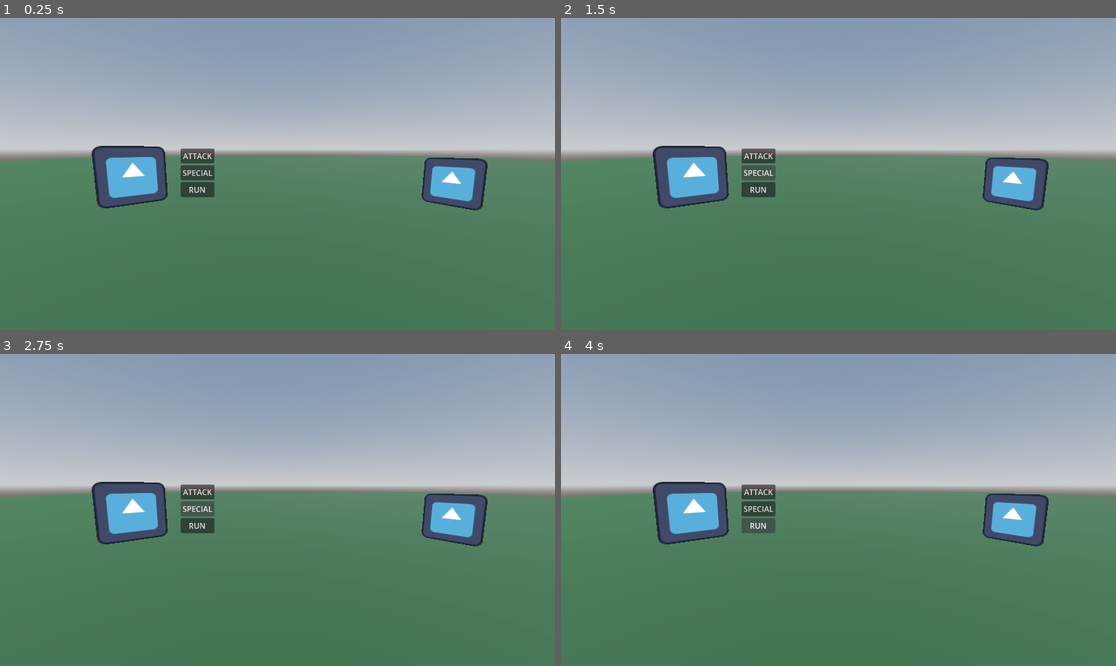
Above: before the commit, frames 1-4 (two rows, left to right).
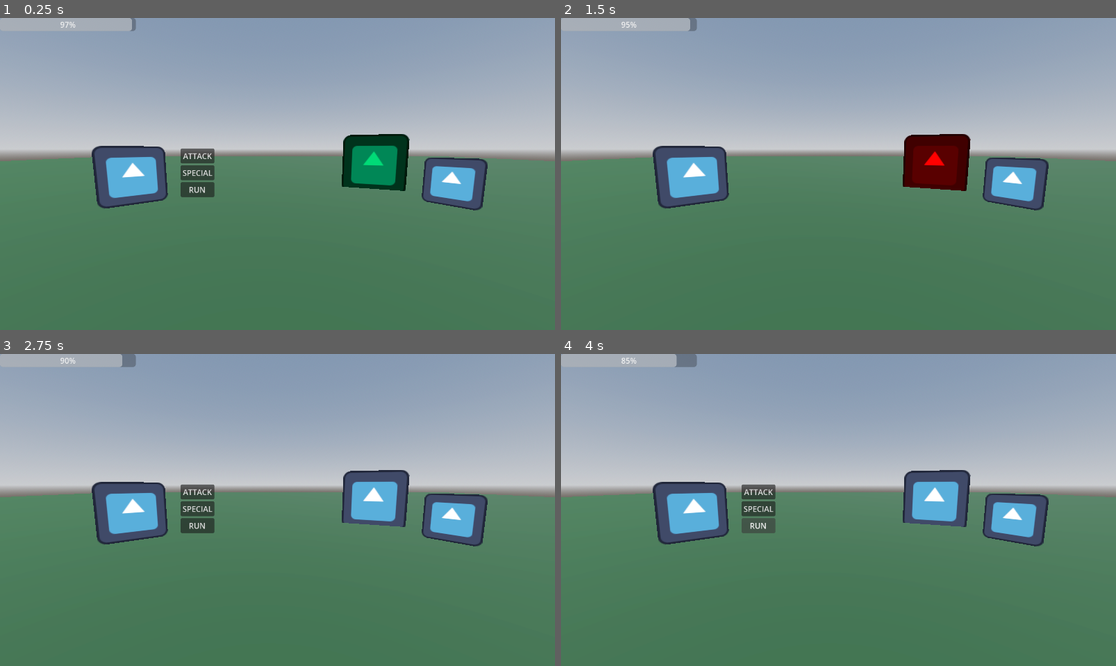
Above: after the commit, the same moments.

Repository: pollution0504/diceGame
Game: Godot game, scene res://Combat/battle_scene.tscn
Same seed, same stepped clock (60 frames per second), same inputs: the game is played once before the commit and once after it. The project has no main scene, so this scene is started directly. The engine's default icon, where the game draws it, is replaced by a stand-in: a white triangle on a blue panel in a dark square.
Inputs (mouse positions are in pixels of both pictures, inside the frame that each line leads up to):
- Up to frame 1 (0.25 s): no input
- Up to frame 2 (1.5 s): click "ATTACK" at 0.5 s; click (760, 174) at 1.25 s, where only the run before the commit has a clickable "SPECIAL"
- Up to frame 3 (2.75 s): tap Enter (ui_accept) at 2, 2.1, 2.27, 2.57 s; hold D (right, bound only after the commit) from 2.03 s (still down)
- Up to frame 4 (4 s): release D (right, bound only after the commit) at 2.75 s; click "RUN" at 2.75 s; tap Enter (ui_accept) at 3.5, 3.6, 3.77 s; hold A (left, bound only after the commit) from 3.53 s (still down)

The runs differ from the first frame. In frame 1, 2.7% of the frame differs, in the area x 0-74%, y 0-56%; in frame 2, 3.6%, in the area x 0-74%, y 0-58%; in frame 3, 2.7%; in frame 4, 2.7%.

Commit message:
turns? Health bar!

Diff:
--- a/Combat/battle_entity.gd
+++ b/Combat/battle_entity.gd
@@ -1,24 +1,16 @@
 extends Node3D
 class_name BattleEntity
 
-var max_health := 100
+@export var stats : BattleStats
+
+var entity_name: String = ""
+
+var current_mp: int = 40
 var current_health := 0
 
-var entity_name: String = ""
-var level: int = 1
 
-var max_mp: int = 40
-var current_mp: int = 40
 
-var attack: int = 10
-var defense: int = 5
-var agility: int = 10
-var mana: int = 40
-var luck: int = 5
 
-var weapon: Dictionary = {}  # { "name": "Sword", "atk_bonus": 5 }
-var armor: Dictionary = {}   # { "name": "Chestplate", "def_bonus": 3 }
-var dice: Dictionary = {}    # { "sides": 20, "bonus": 0 }
 
 var active := false
 #var items := Array[Consumable]
@@ -26,20 +18,23 @@
 # Called when the node enters the scene tree for the first time.
 func RollDice() -> int:
 	# look for sides, if not, return 20
-	var sides = dice.get("sides", 20)
-	var bonus = dice.get("bonus", 0)
+	var sides = stats.dice.get("sides", 20)
+	var bonus = stats.dice.get("bonus", 0)
 	return randi() % sides + 1 + bonus
 
+
 func Attack(target_entity : BattleEntity):
-	pass
+	var damage_given : int = target_entity.TakeDamage(stats.attack)
+	print("I hit enemy ", target_entity, " for ", damage_given)
+
 
 func TakeDamage(damage : int) -> int:
-	if randi_range(0,100) < agility:
+	if randi_range(0,100) < stats.agility:
 		print("dodge")
 		return 0
 
 	# check for buff. Apply buffs
-	var real_defense = defense
+	var real_defense = stats.defense
 
 	var damage_taken = max(damage - real_defense,0)
 	current_health -= damage_taken
@@ -53,7 +48,7 @@
 	return current_health > 0
 
 func _ready():
-	current_health = max_health
+	current_health = stats.max_health
 
 func die():
 	print("dead")
--- a/Combat/battle_player.gd
+++ b/Combat/battle_player.gd
@@ -1,7 +1,14 @@
 extends BattleAlly
 class_name BattlePlayer
 
-func Attack(target_entity : BattleEntity):
-	var damage_given : int = target_entity.TakeDamage(attack)
-	print("I DID THIS:")
-	print(damage_given)
+@export var health_bar : ProgressBar
+
+func _ready():
+	super()
+	health_bar.max_value = stats.max_health
+	health_bar.value = current_health
+
+func TakeDamage(damage : int) -> int:
+	var dmg = super(damage)
+	health_bar.value = current_health
+	return dmg
--- a/Combat/battle_scene.gd
+++ b/Combat/battle_scene.gd
@@ -1,113 +1,129 @@
 extends Node3D
 
-#Battle Manager
+# Signals make the flow much easier to manage
+signal target_selected(index)
 
 const COMBAT_MENU = preload("uid://dgjar6b8g0n50")
 
-
-
 @export var player : BattlePlayer
-var ally : BattleAlly
-var player_menu : CombatMenu
-
 @export var enemies : Array[BattleEnemy]
-
+var player_menu
 
 enum TURNS {ALLIES, ENEMIES}
 var current_turn = TURNS.ALLIES
 
 var turn_queue: Array = []
+var is_targeting := false
+var selection_index := 0
 
-# Called when the node enters the scene tree for the first time.
 func _ready():
-	InstantiateEntities()
-	StartBattle()
+	instantiate_entities()
+	start_battle()
 
-# Called every frame. 'delta' is the elapsed time since the previous frame.
-func _process(delta):
-	pass
-
-
-func InstantiateEntities():
+func instantiate_entities():
 	var cm : CombatMenu = COMBAT_MENU.instantiate()
 	add_child(cm)
 	cm.entity = player
 	player_menu = cm
-	player_menu.attack_pressed.connect(Callable(self,"OnAttackDecision"))
+	# Connect using the callable syntax
+	player_menu.attack_pressed.connect(_on_attack_decision)
 
-# Starts the Battle
-func StartBattle():
+func start_battle():
 	current_turn = TURNS.ALLIES
-	AdvanceTurn()
+	advance_turn()
 
-# Goes to the next turn (allies -> enemies, vice-versa) using queues
-func AdvanceTurn():
-	# If queue is empty after this action, flip to enemies
+func advance_turn():
+	if check_battle_over():
+		return
+
 	if turn_queue.is_empty():
 		if current_turn == TURNS.ALLIES:
-			turn_queue = [player]
+			current_turn = TURNS.ENEMIES
+			turn_queue = enemies.duplicate()
 		else:
-			turn_queue = enemies.duplicate()
+			current_turn = TURNS.ALLIES
+			turn_queue = [player] # Add allies here too
 
 	var current_actor = turn_queue.pop_front()
-	# Skip dead entities
+
 	if not current_actor.is_alive():
-		AdvanceTurn()
+		advance_turn()
 		return
 
 	if current_actor is BattleEnemy:
-		await EnemyTurn(current_actor)
+		await enemy_turn(current_actor)
 	else:
-		await AllyTurn(current_actor)
+		await ally_turn(current_actor)
 
-func AllyTurn(actor: BattleEntity):
-	actor.active = true
+func ally_turn(actor: BattleEntity):
 	player_menu.show()
+	# The menu will trigger _on_attack_decision via signal
 
-
-
-
-func EnemyTurn(actor: BattleEnemy):
-	# Enemy picks a target and attacks automatically
+func enemy_turn(actor: BattleEnemy):
+	await get_tree().create_timer(1.0).timeout # Small pause for "thinking"
 	var target = actor.choose_target([player])
 	if target:
-		var result = actor.Attack(target)
+		actor.Attack(target)
+		print("ouch")
+	advance_turn()
 
-	# If queue is empty after this action, flip to allies
-	if turn_queue.is_empty():
-		current_turn = TURNS.ALLIES
+func _on_attack_decision(source_entity : BattleEntity):
+	player_menu.hide()
+	var target_idx = await get_target_selection()
 
-	if not CheckBattleOver():
-		AdvanceTurn()
+	if target_idx != -1:
+		var target = enemies[target_idx]
+		source_entity.Attack(target)
 
-func OnAttackDecision(source_entity : BattleEntity):
-	var target_index = GetTarget()
-	var target = enemies[target_index]
-	# WIP attack
-	source_entity.Attack(target)
-	if not CheckBattleOver():
-		AdvanceTurn()
+	advance_turn()
 
-func GetTarget():
-	# WIP target
-	return 0
+func get_target_selection() -> int:
+	is_targeting = true
+	selection_index = 0
+	_highlight_enemy(selection_index)
 
-func CheckBattleOver() -> bool:
-	# AI put these lines for checking if all are dead... still trying to understand it lol
-	var all_enemies_dead = true
-	for e : BattleEntity in enemies:
-		if e.is_alive():
-			all_enemies_dead = false
+	# This "waits" until the target_selected signal is emitted in _input
+	var selected_index = await target_selected
 
-	var all_allies_dead = false
+	is_targeting = false
+	_clear_highlights()
+	return selected_index
 
+func _input(event: InputEvent) -> void:
+	if not is_targeting:
+		return
 
+	if Input.is_action_just_pressed("right"):
+		selection_index = (selection_index + 1) % enemies.size()
+		_update_highlights()
+	elif Input.is_action_just_pressed("left"):
+		selection_index = (selection_index - 1 + enemies.size()) % enemies.size()
+		_update_highlights()
+	elif Input.is_action_just_pressed("ui_accept"): # "Enter" or "Space"
+		target_selected.emit(selection_index)
 
+func _update_highlights():
+	_clear_highlights()
+	_highlight_enemy(selection_index)
 
-	if all_enemies_dead:
-		# Do whatever
+func _highlight_enemy(index):
+	# Using modulate for now; if 3D, you might want to toggle a Mesh visibility
+	if enemies[index].is_alive():
+		enemies[index].modulate = Color.RED
+
+func _clear_highlights():
+	for e in enemies:
+		e.modulate = Color.WHITE
+
+func check_battle_over() -> bool:
+	# filter() is a very clean way to check lists!
+	var alive_enemies = enemies.filter(func(e): return e.is_alive())
+	var alive_allies = [player].filter(func(a): return a.is_alive())
+
+	if alive_enemies.is_empty():
+		print("Victory!")
 		return true
-	if all_allies_dead:
-		# Again, do whatever
+	if alive_allies.is_empty():
+		print("Game Over!")
 		return true
 	return false
--- a/Combat/battle_scene.tscn
+++ b/Combat/battle_scene.tscn
@@ -4,6 +4,7 @@
 [ext_resource type="Script" uid="uid://7rgs06v8khnv" path="res://Combat/battle_scene.gd" id="1_r0pvh"]
 [ext_resource type="Script" uid="uid://cwsvb470r8u3q" path="res://Combat/battle_player.gd" id="3_hrir6"]
 [ext_resource type="Script" uid="uid://bae01om4annqy" path="res://Combat/battle_minion.gd" id="4_hrir6"]
+[ext_resource type="Script" uid="uid://c1wwrehvk76cp" path="res://Combat/battle_stats.gd" id="5_hrir6"]
 
 [sub_resource type="ProceduralSkyMaterial" id="ProceduralSkyMaterial_q5oti"]
 sky_horizon_color = Color(0.66224277, 0.6717428, 0.6867428, 1)
@@ -25,10 +26,22 @@
 material = SubResource("StandardMaterial3D_iw0lx")
 size = Vector2(40, 40)
 
+[sub_resource type="Resource" id="Resource_hrir6"]
+script = ExtResource("5_hrir6")
+metadata/_custom_type_script = "uid://c1wwrehvk76cp"
+
+[sub_resource type="Resource" id="Resource_4scgs"]
+script = ExtResource("5_hrir6")
+metadata/_custom_type_script = "uid://c1wwrehvk76cp"
+
+[sub_resource type="Resource" id="Resource_j1oy4"]
+script = ExtResource("5_hrir6")
+metadata/_custom_type_script = "uid://c1wwrehvk76cp"
+
 [node name="BattleScene" type="Node3D" unique_id=511297719 node_paths=PackedStringArray("player", "enemies")]
 script = ExtResource("1_r0pvh")
 player = NodePath("Player")
-enemies = [NodePath("EnemyMinion")]
+enemies = [NodePath("EnemyMinion2"), NodePath("EnemyMinion")]
 
 [node name="DirectionalLight3D" type="DirectionalLight3D" parent="." unique_id=1464599185]
 transform = Transform3D(-0.8660254, -0.43301278, 0.25, 0, 0.49999997, 0.86602545, -0.50000006, 0.75, -0.43301266, 0, 0, 0)
@@ -43,12 +56,27 @@
 [node name="MeshInstance3D" type="MeshInstance3D" parent="." unique_id=94951689]
 mesh = SubResource("PlaneMesh_omqys")
 
-[node name="Player" type="Sprite3D" parent="." unique_id=1859564157]
+[node name="Player" type="Sprite3D" parent="." unique_id=1859564157 node_paths=PackedStringArray("health_bar")]
 transform = Transform3D(0.49621236, 0, 0.41206586, 0, 0.645, 0, -0.41206586, 0, 0.49621236, -2.0243435, 0.4978546, 1.8053284)
 texture = ExtResource("1_q5oti")
 script = ExtResource("3_hrir6")
+health_bar = NodePath("ProgressBar")
+stats = SubResource("Resource_hrir6")
+
+[node name="ProgressBar" type="ProgressBar" parent="Player" unique_id=1829208175]
+offset_right = 282.0
+offset_bottom = 27.0
+page = 2.76
 
 [node name="EnemyMinion" type="Sprite3D" parent="." unique_id=559428316]
 transform = Transform3D(0.3331521, 0, -0.46865195, 0, 0.575, 0, 0.46865195, 0, 0.3331521, 2.6465883, 0.36900675, 1.5834628)
 texture = ExtResource("1_q5oti")
 script = ExtResource("4_hrir6")
+stats = SubResource("Resource_4scgs")
+
+[node name="EnemyMinion2" type="Sprite3D" parent="." unique_id=1090227825]
+transform = Transform3D(0.92282075, 0, -0.38522968, 0, 1, 0, 0.38522968, 0, 0.92282075, 2.0842934, 0.54006886, 0.22447383)
+modulate = Color(1.92523e-06, 0.7508766, 0.36557174, 1)
+texture = ExtResource("1_q5oti")
+script = ExtResource("4_hrir6")
+stats = SubResource("Resource_j1oy4")
--- /dev/null
+++ b/Combat/battle_stats.gd
@@ -0,0 +1,16 @@
+extends Resource
+class_name BattleStats
+
+@export var level: int = 1
+
+@export var max_health := 100
+@export var max_mp: int = 40
+
+@export var attack: int = 10
+@export var defense: int = 5
+@export var agility: int = 10
+@export var luck: int = 5
+
+@export var weapon: Dictionary = {}  # { "name": "Sword", "atk_bonus": 5 }
+@export var armor: Dictionary = {}   # { "name": "Chestplate", "def_bonus": 3 }
+@export var dice: Dictionary = {}    # { "sides": 20, "bonus": 0 }
--- a/project.godot
+++ b/project.godot
@@ -14,6 +14,26 @@
 config/features=PackedStringArray("4.6", "Forward Plus")
 config/icon="res://icon.svg"
 
+[input]
+
+right={
+"deadzone": 0.2,
+"events": [Object(InputEventKey,"resource_local_to_scene":false,"resource_name":"","device":-1,"window_id":0,"alt_pressed":false,"shift_pressed":false,"ctrl_pressed":false,"meta_pressed":false,"pressed":false,"keycode":0,"physical_keycode":68,"key_label":0,"unicode":100,"location":0,"echo":false,"script":null)
+, Object(InputEventKey,"resource_local_to_scene":false,"resource_name":"","device":-1,"window_id":0,"alt_pressed":false,"shift_pressed":false,"ctrl_pressed":false,"meta_pressed":false,"pressed":false,"keycode":0,"physical_keycode":4194321,"key_label":0,"unicode":0,"location":0,"echo":false,"script":null)
+]
+}
+left={
+"deadzone": 0.2,
+"events": [Object(InputEventKey,"resource_local_to_scene":false,"resource_name":"","device":-1,"window_id":0,"alt_pressed":false,"shift_pressed":false,"ctrl_pressed":false,"meta_pressed":false,"pressed":false,"keycode":0,"physical_keycode":65,"key_label":0,"unicode":97,"location":0,"echo":false,"script":null)
+, Object(InputEventKey,"resource_local_to_scene":false,"resource_name":"","device":-1,"window_id":0,"alt_pressed":false,"shift_pressed":false,"ctrl_pressed":false,"meta_pressed":false,"pressed":false,"keycode":0,"physical_keycode":4194319,"key_label":0,"unicode":0,"location":0,"echo":false,"script":null)
+]
+}
+enter={
+"deadzone": 0.2,
+"events": [Object(InputEventKey,"resource_local_to_scene":false,"resource_name":"","device":-1,"window_id":0,"alt_pressed":false,"shift_pressed":false,"ctrl_pressed":false,"meta_pressed":false,"pressed":false,"keycode":0,"physical_keycode":4194309,"key_label":0,"unicode":0,"location":0,"echo":false,"script":null)
+]
+}
+
 [physics]
 
 3d/physics_engine="Jolt Physics"
Not shown, added: Combat/battle_stats.gd.uid
